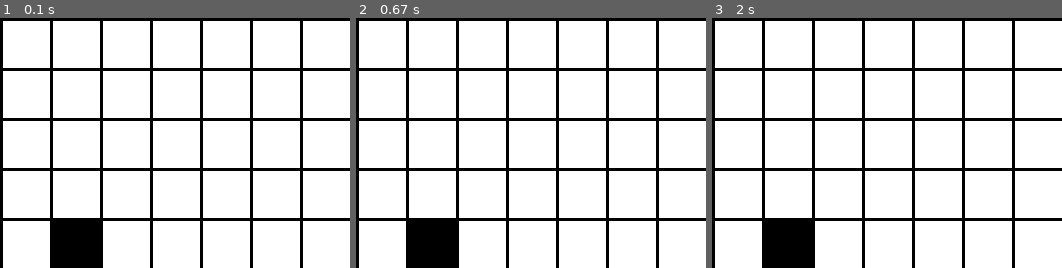
Above: before the commit, frames 1-3 (left to right).
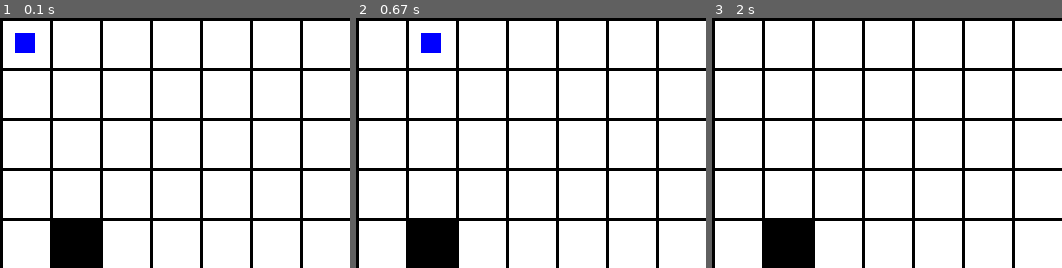
Above: after the commit, the same moments.

Repository: Vincent-lau/pygame_project
Game: pygame game, started from edu_game.py
Same seed, same stepped clock (60 frames per second), same inputs: the game is played once before the commit and once after it.
Inputs:
- Up to frame 1 (0.1 s): no input
- Up to frame 2 (0.67 s): hold Right from 0.33 s (still down)
- Up to frame 3 (2 s): release Right at 0.8 s; hold Up 0.83-1.13 s; hold Left from 1.67 s (still down)
The pictures show only the part of the screen within x 0-50%, y 0-50%; the shares and areas given below are measured in that part.

The runs differ from the first frame. In frame 1, 0.5% of the frame differs, in the area x 4-10%, y 6-14%; in frame 2, 0.5%; in frame 3, nothing differs.

Commit message:
player blockde by the wall

Diff:
--- a/edu_game.py
+++ b/edu_game.py
@@ -6,6 +6,58 @@
 DARKGREY=(169,169,169)
 RED = (255, 0, 0)
 BLUE=(0,0,255)
+
+class Player(pg.sprite.Sprite):
+    def __init__(self,pos,size,color):
+        super().__init__()
+        self.image=pg.Surface(size)
+        self.rect=self.image.get_rect(topleft=pos)
+        self.image.fill(color)
+        self.time=0
+        self.cor=[0,0]      # cor[0] is the row number and cor[1] is the column number
+
+
+    def tracking_key(self,keys):
+        if keys==pg.K_RIGHT:
+            self.move([self.rect.x+50,self.rect.y])
+        elif keys==pg.K_LEFT:
+            self.move([self.rect.x-50,self.rect.y])
+        elif keys==pg.K_UP:
+            self.move([self.rect.x,self.rect.y-50])
+        elif keys==pg.K_DOWN:
+            self.move([self.rect.x,self.rect.y+50])
+
+    def move(self,endPos):
+        endX=endPos[0]
+        endY=endPos[1]
+        dirX = endX - self.rect.x
+        dirY = endY - self.rect.y
+        newR = self.cor[0]
+        newC = self.cor[1]
+
+
+        if dirX > 0:
+            newC=self.cor[1] + 1
+        elif dirX < 0:
+            newC=self.cor[1] - 1
+
+        if dirY > 0:
+            newR=self.cor[0] + 1
+        elif dirY<0:
+            newR=self.cor[0] - 1
+
+
+        flag = (maze[newR][newC]==0)
+        print(flag)
+
+        if flag:
+            if dirX:
+                self.rect.move_ip(dirX , 0)
+                self.cor[1]=newC
+            if dirY:
+                self.rect.move_ip(0 , dirY)
+                self.cor[0]=newR
+        print(self.cor)
 
 
 class Tile(pg.sprite.Sprite):
@@ -60,13 +112,17 @@
             tile_group.add(tile)
             all_sprites_group.add(tile)
 
+myPlayer=Player([15,15],[20,20],BLUE)
+all_sprites_group.add(myPlayer)
 
 while not done:
     for event in pg.event.get():
         if event.type == pg.QUIT:
             done=True
+        elif event.type == pg.KEYDOWN:
+            myPlayer.tracking_key(event.key)
 
-
+    # print(myPlayer.cor,maze[myPlayer.cor[0]][myPlayer.cor[1]])
 
     screen.fill(WHITE)
     all_sprites_group.draw(screen)
